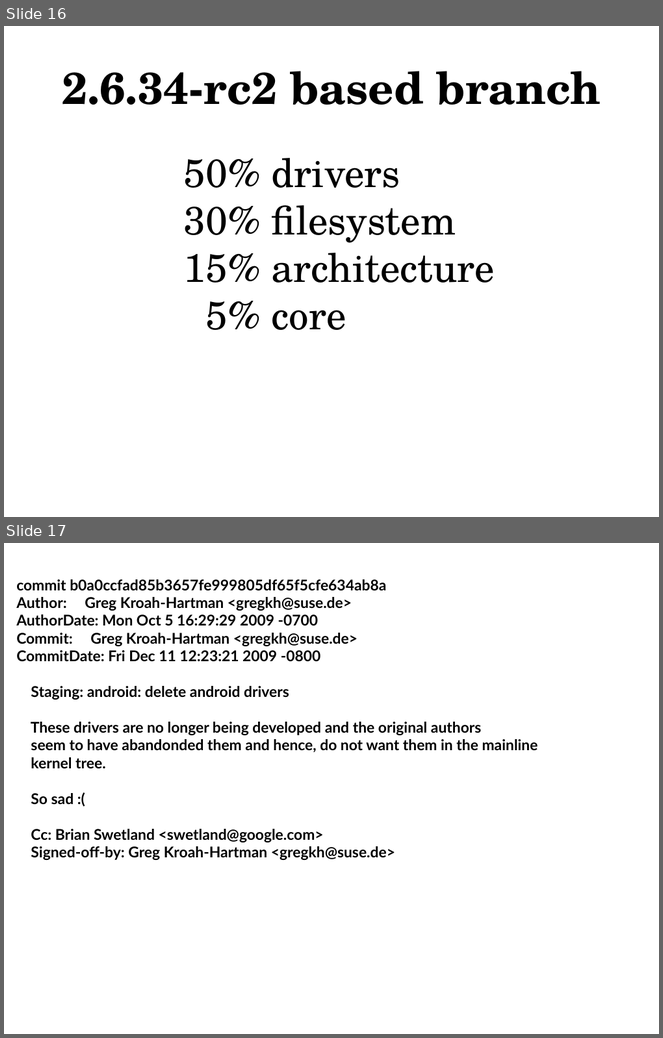
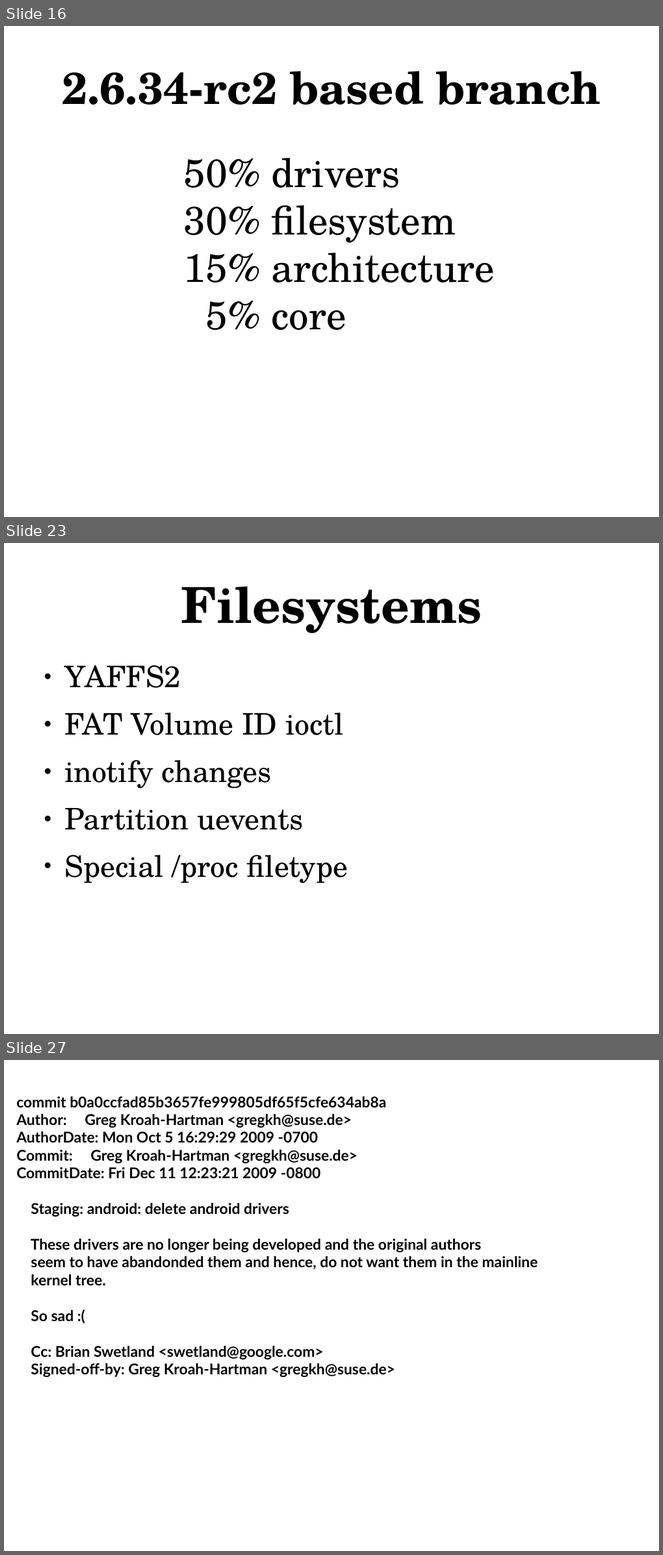
Before and after one commit to gregkh/android-presentation, a slide deck: android-kernel.odp. Shown one above the other, each under a label of ours: slides 16 and 17 before the commit, slides 16, 23 and 27 after it; the slides between them are not shown. The pictures are 663x1038 and 663x1555 pixels, drawn with LibreOffice and Linux fonts; fonts in the diff are those of the drawing. Boxes give left, top, right and bottom in pixels: in the first picture for what was removed or moved away, otherwise in the second. Text is boxed around its words. In the diff, an @@ line names an element or a change of style, - is before the commit and + after.

```diff
--- a/android-kernel.odp
+++ b/android-kernel.odp
@@ slide 23 added at (x1=4, y1=543, x2=659, y2=1034), background #FFFFFF @@
@@ title added at (x1=181, y1=587, x2=482, y2=633), 60 pt, text #000000, bold @@
+Filesystems
@@ text added at (x1=65, y1=665, x2=348, y2=884), 36 pt, text #000000 @@
+● YAFFS2
+● FAT Volume ID ioctl
+● inotify changes
+● Partition uevents
+● Special /proc filetype
@@ what was slide 17 is now slide 27 @@
```
Also in this commit, not shown: 9 other slides added.
